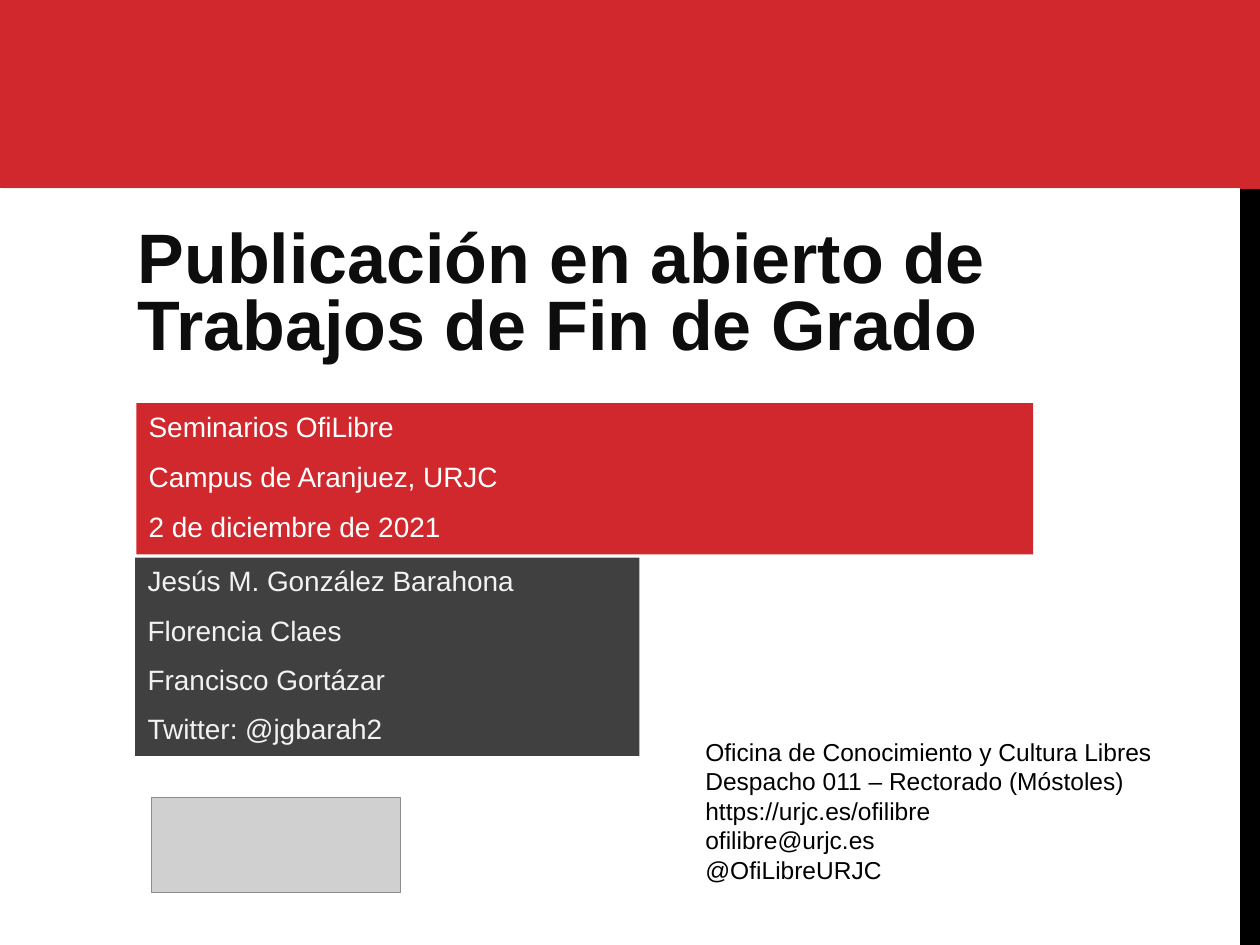
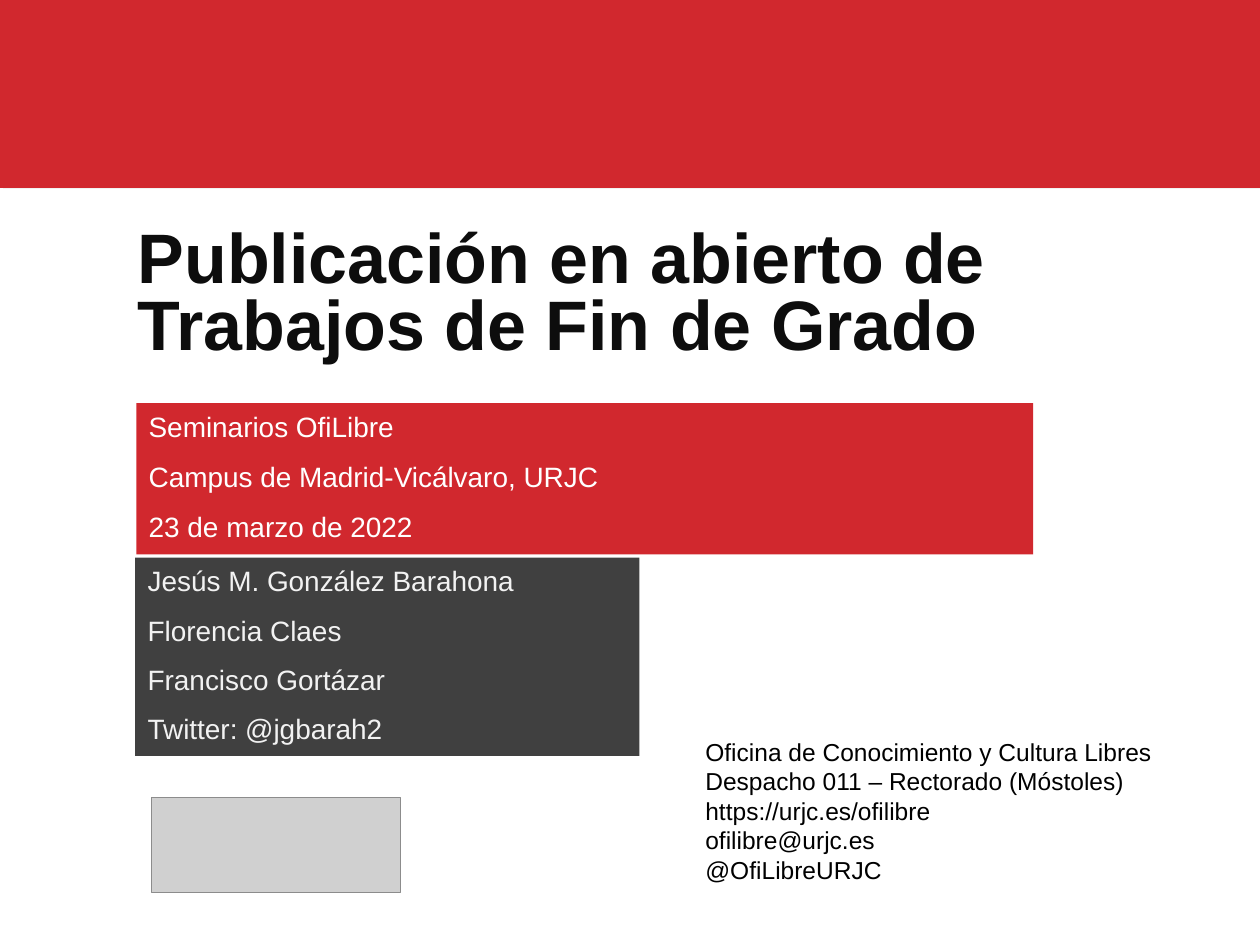
Before and after one commit to gabrielIzquierdo/OfiLibreGabri.github.io, a slide deck: slide 1 of static/transpas/tfgs-abiertos/TFGs_Abiertos.odp. Drawn at 1260x945 pixels with LibreOffice and Linux fonts; fonts in the diff are those of the drawing; grey boxes stand for pictures. Boxes give left, top, right and bottom in pixels: in the first picture for what was removed or moved away, otherwise in the second. Text is boxed around its words. In the diff, an @@ line names an element or a change of style, - is before the commit and + after.

```diff
--- a/static/transpas/tfgs-abiertos/TFGs_Abiertos.odp
+++ b/static/transpas/tfgs-abiertos/TFGs_Abiertos.odp
@@ freeform shape removed at box(1240, 0, 1260, 189) @@
@@ freeform shape removed at box(1240, 189, 1260, 945) @@
@@ text in rectangle at box(149, 466, 598, 538): text changed @@
-Campus de Aranjuez, URJC
-2 de diciembre de 2021
+Campus de Madrid-Vicálvaro, URJC
+23 de marzo de 2022
```
Also in this commit, not shown: 47 other slides changed, 7 slides added, 2 slides removed, 1 other file.
